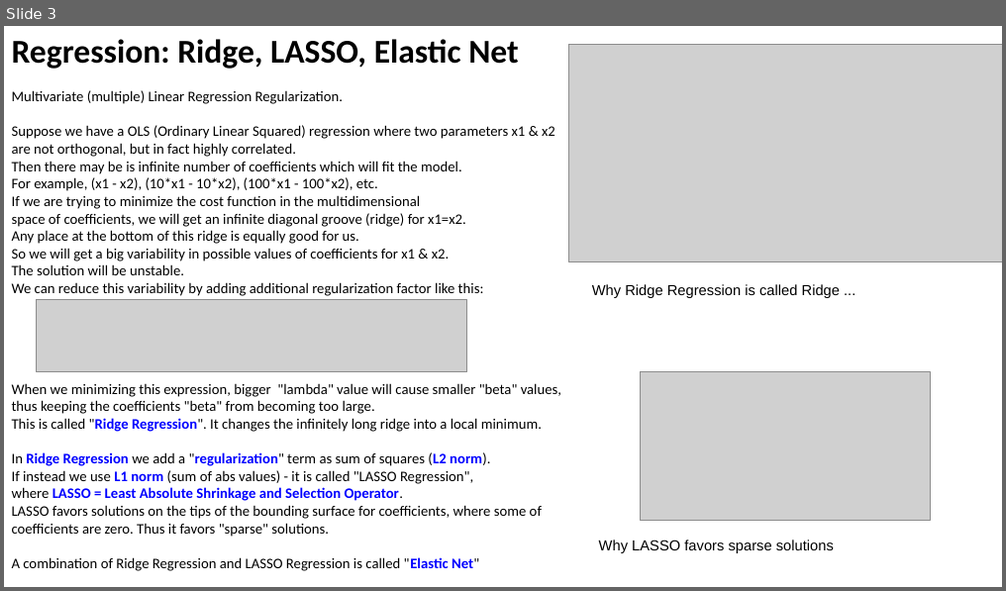
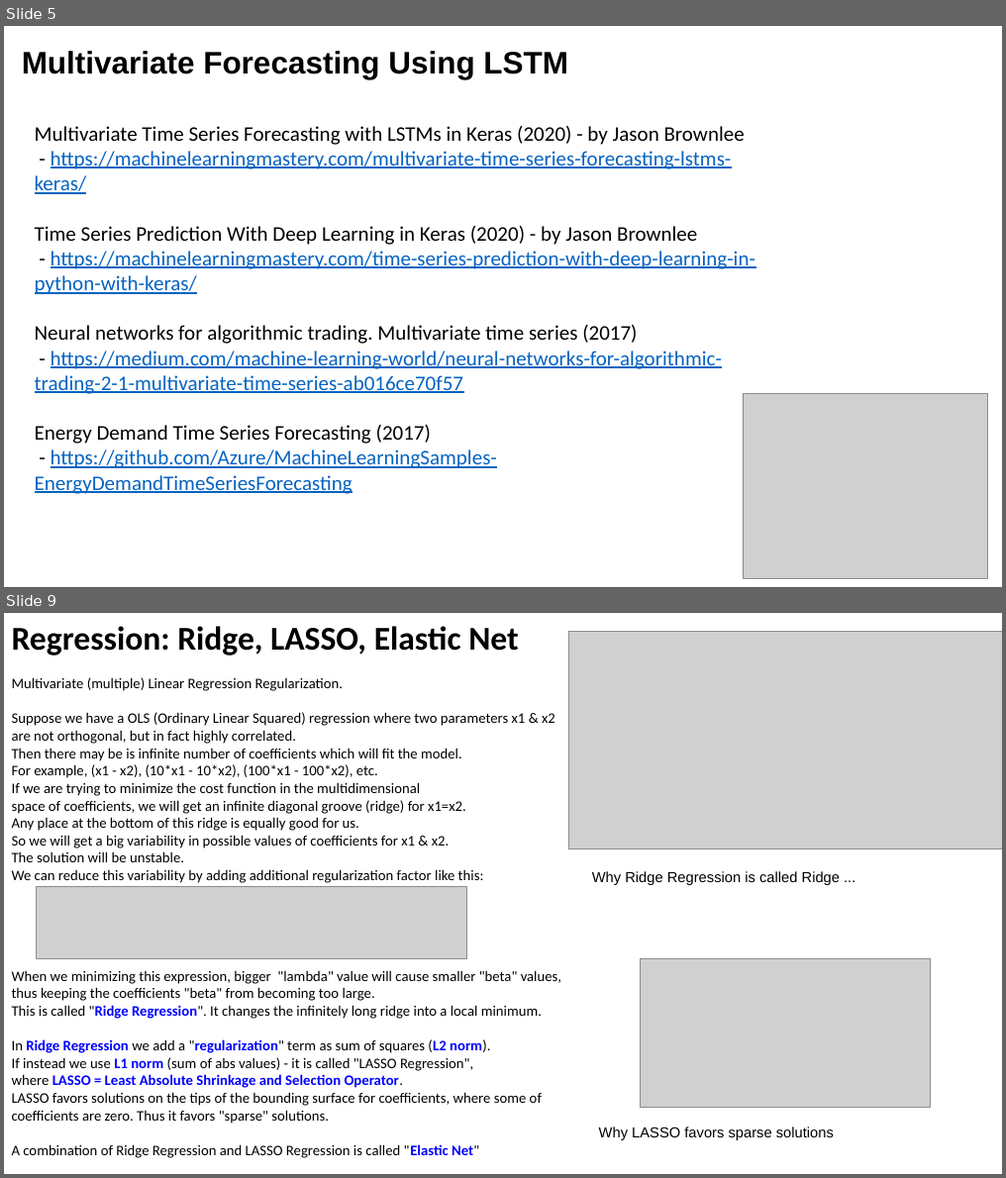
Before and after one commit to lselector/ml_ai_doc, a slide deck: Time_Series_Forecasting.pptx. Shown one above the other, each under a label of ours: slide 3 before the commit, slides 5 and 9 after it; the slides between them are not shown. The pictures are 1006x591 and 1006x1178 pixels, drawn with LibreOffice and Linux fonts; fonts in the diff are those of the drawing; grey boxes stand for pictures. Boxes give left, top, right and bottom in pixels: in the first picture for what was removed or moved away, otherwise in the second. Text is boxed around its words. In the diff, an @@ line names an element or a change of style, - is before the commit and + after.

Commit message:
std_dev, std_err, forecasting

```diff
--- a/Time_Series_Forecasting.pptx
+++ b/Time_Series_Forecasting.pptx
@@ slide 5 added at box(4, 26, 1002, 587), background #FFFFFF @@
@@ text added at box(22, 51, 568, 79), 30 pt, text #000000, bold @@
+Multivariate Forecasting Using LSTM
@@ text added at box(35, 126, 755, 494), 20 pt, text #0563C1, underline @@
+Multivariate Time Series Forecasting with LSTMs in Keras (2020) - by Jason Brownlee
+- https://machinelearningmastery.com/multivariate-time-series-forecasting-lstms-keras/
+Time Series Prediction With Deep Learning in Keras (2020) - by Jason Brownlee
+- https://machinelearningmastery.com/time-series-prediction-with-deep-learning-in-python-with-keras/
+Neural networks for algorithmic trading. Multivariate time series (2017)
+- https://medium.com/machine-learning-world/neural-networks-for-algorithmic-trading-2-1-multivariate-time-series-ab016ce70f57
+Energy Demand Time Series Forecasting (2017)
+- https://github.com/Azure/MachineLearningSamples-EnergyDemandTimeSeriesForecasting
@@ picture added at box(743, 394, 988, 578) @@
@@ what was slide 3 is now slide 9 @@
```
Also in this commit, not shown: 2 slides changed, 5 other slides added, 7 slides removed, 6 other files.
